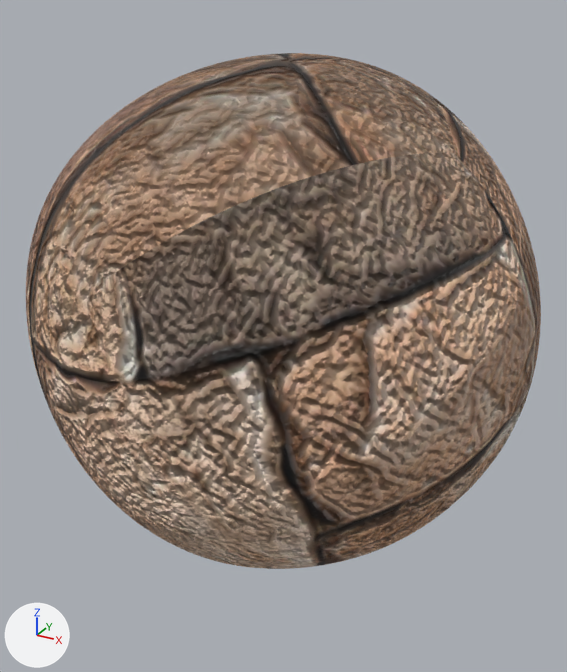
Renders of the Blender file asset/Player/ball.blend from each side of a commit.
The view is the same before and after, from a 50 mm lens placed at (1.23, -2.23, 1.02), pointed at (0.02, -0.03, -0.08). Lighting does not change. The marker at lower left points along +X, +Y and +Z.
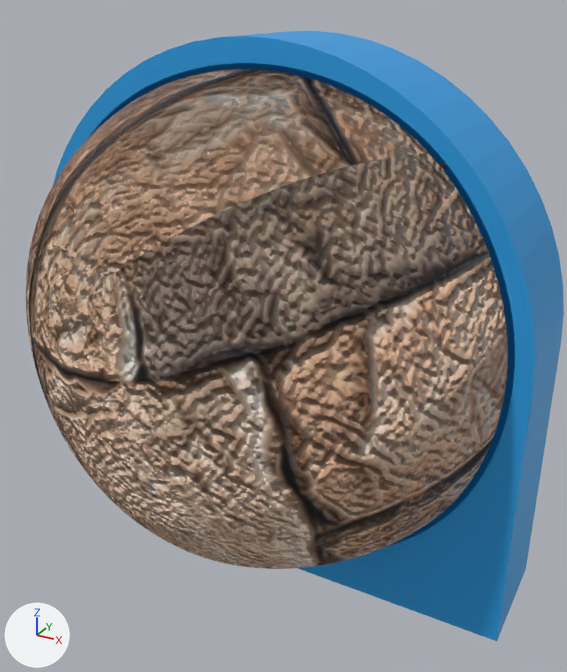
The newer file is also turned or shifted as a whole; pictures and numbers use the older file's frame.

Edits to the bpy script that builds the scene:
```text
Add mat_материал:
    mat_материал = principled_material('Материал')
    mat_материал.base_color = (0.021, 0.35, 0.8)  # blue #28a0e7
Add me_куб:
    me_куб.from_pydata(...)  # 7808 vertices, 7051 faces; spans x -1.0..1.0, y -1.0..-0.56, z -1.0..1.0
    me_куб.materials.append(mat_материал)  # blue #28a0e7
Add ob_куб:
    ob_куб = bpy.data.objects.new('Куб', me_куб)
    ob_куб.location = (0.0, 0.702, 0.0)
    ob_куб.scale = (0.906, 0.906, 0.906)
```

Location of each change, [x1, y1, x2, y2] in pixels of the pictures (567 x 672 px):
'Куб', added (blue): after [53, 31, 564, 641]
